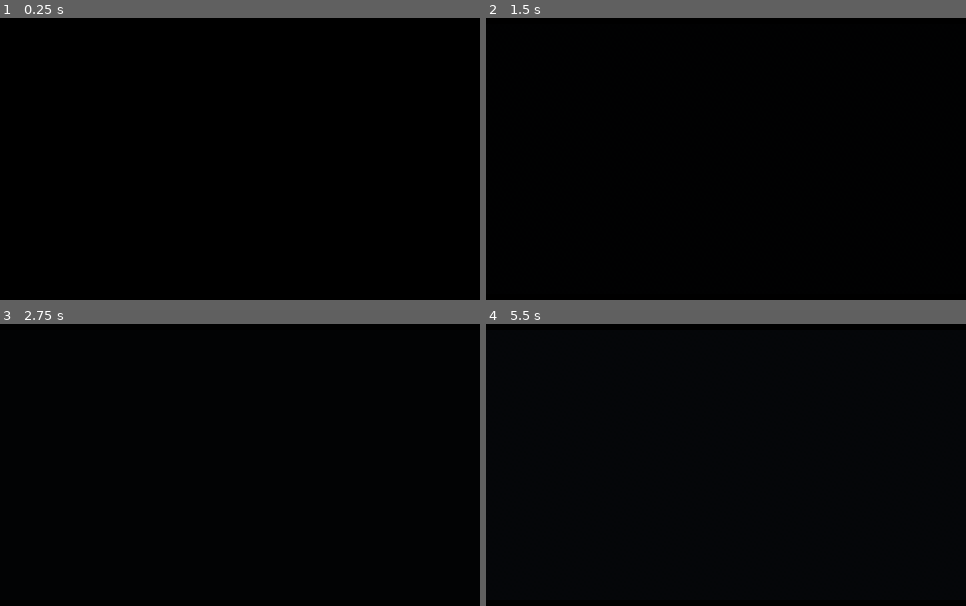
Above: before the commit, frames 1-4 (two rows, left to right).
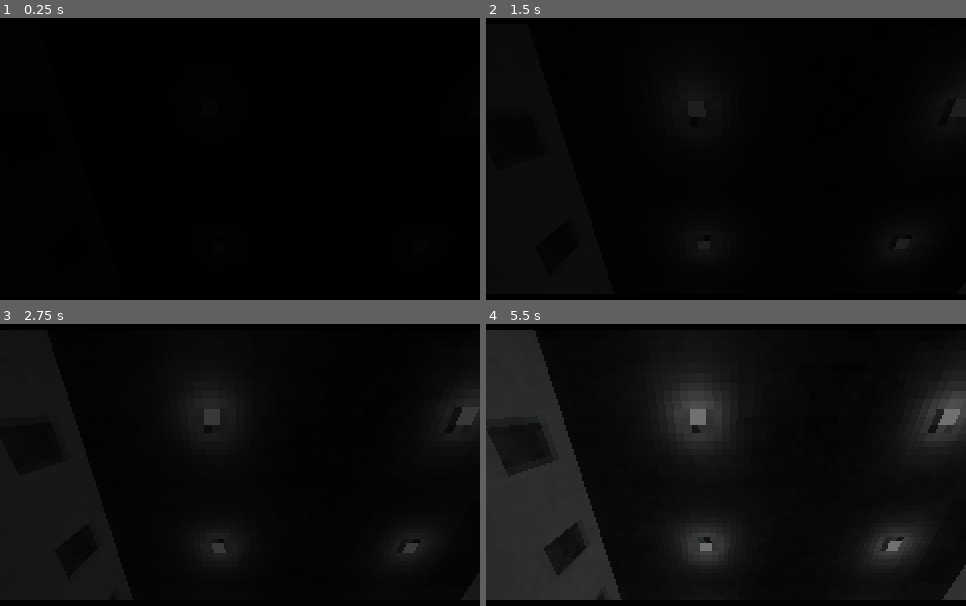
Above: after the commit, the same moments.

Repository: Jeliciousz/the-mast
Game: Godot game, scene res://scenes/regions/start_region.tscn
The game is run twice, just before and just after one commit, with the same random seed, the same clock (stepped at 60 frames per second) and the same inputs. This scene is started directly instead of the project's main scene. Sound files missing from this copy of the repository are replaced by a short silence.
Inputs (mouse positions are in pixels of both pictures, inside the frame that each line leads up to):
- Up to frame 1 (0.25 s): no input
- Up to frame 2 (1.5 s): tap Enter at 0.5 s; move the mouse to (750, 156) at 0.52 s; hold E (interact) 0.53-1.28 s; hold W (move_forward) from 0.53 s (still down); click (750, 156) at 0.67 s; tap Space at 1.25 s; move the mouse to (702, 161) at 1.27 s; tap E (interact) at 1.35 s; click (702, 161) at 1.42 s
- Up to frame 3 (2.75 s): keep holding W (move_forward); move the mouse to (249, 459) at 2.02 s; hold E (interact) from 2.03 s (still down); tap Down (look_down) at 2.1 s; click (249, 459) at 2.17 s
- Up to frame 4 (5.5 s): keep holding W (move_forward); move the mouse to (721, 470) at 2.77 s; release E (interact) at 2.78 s; tap Left (look_left) at 2.85 s; click (721, 470) at 2.92 s; tap E (interact) at 3.05, 4.55, 5.3 s; move the mouse to (764, 470) at 3.52 s; hold E (interact) 3.53-4.28 s; tap Right (look_right) at 3.6 s; click (764, 470) at 3.67 s; tap Enter at 4.25 s; move the mouse to (687, 459) at 4.27 s; tap Up (look_up) at 4.35 s; click (687, 459) at 4.42 s; tap Space at 5 s; move the mouse to (730, 465) at 5.02 s; hold Shift (run) from 5.03 s (still down); click (730, 465) at 5.17 s

The runs differ from the first frame. In frame 2, 0.5% of the frame differs, in the area x 42-100%, y 28-82%; in frame 3, 2.0%; in frame 4, 24%, in the area x 0-100%, y 2-98%.

Commit message:
add stasis info tag

Diff:
--- a/scenes/regions/start_region.tscn
+++ b/scenes/regions/start_region.tscn
@@ -33,6 +33,7 @@
 [ext_resource type="Script" uid="uid://b7dalkl1ydmsl" path="res://scripts/regions/start/start_on.gd" id="25_3v8pa"]
 [ext_resource type="AudioStream" uid="uid://bl02ynudv4i4f" path="res://assets/audio/world/generator_ambience_start.wav" id="29_7ynr2"]
 [ext_resource type="AudioStream" uid="uid://c825lgkx0a1x7" path="res://assets/audio/world/generator_ambience_loop.wav" id="30_i31o8"]
+[ext_resource type="PackedScene" uid="uid://p7sympgqkhad" path="res://scenes/ui/documents/stasis_info_ui.tscn" id="31_vn5mc"]
 [ext_resource type="Script" uid="uid://8p5nv8map6mw" path="res://scripts/regions/start/generator_ambience.gd" id="33_3y8a7"]
 
 [sub_resource type="ConcavePolygonShape3D" id="ConcavePolygonShape3D_mh5kf"]
@@ -170,7 +171,6 @@
 
 [node name="start_off" type="StaticBody3D" parent="." unique_id=562817703]
 transform = Transform3D(1, 0, 0, 0, -4.371139e-08, -1, 0, 1, -4.371139e-08, -1.3822609, -14.136363, -13.77685)
-visible = false
 collision_mask = 4
 script = ExtResource("9_vn5mc")
 
@@ -339,6 +339,7 @@
 [node name="start_on" type="StaticBody3D" parent="." unique_id=921157829]
 process_mode = 4
 transform = Transform3D(1, 0, 0, 0, -4.371139e-08, -1, 0, 1, -4.371139e-08, -0.20421517, -14.254236, -24.100906)
+visible = false
 collision_mask = 4
 script = ExtResource("25_3v8pa")
 
@@ -414,15 +415,19 @@
 text = "control room"
 
 [node name="stasis_info_tag" parent="start_on" unique_id=1713555129 instance=ExtResource("18_wyedb")]
-transform = Transform3D(-1, 0, -8.742278e-08, 0, 1, 0, 8.742278e-08, 0, -1, 2.8999996, -14.099999, -28)
+transform = Transform3D(1, 0, 0, 0, -4.371139e-08, -1, 0, 1, -4.371139e-08, 6.7, -14, -32)
 top_level = true
 texture = SubResource("ViewportTexture_m7kiy")
 visible_range = 4.0
 interactible = true
-event_id = &"view stasis info"
+event_id = &"stasis_info_tag_interacted"
 text = "view stasis info"
 
 [node name="tag_interact_audio" parent="start_on/stasis_info_tag" unique_id=1390960413 instance=ExtResource("11_paylh")]
+
+[node name="stasis_info_ui" parent="start_on/stasis_info_tag" unique_id=1254798812 instance=ExtResource("31_vn5mc")]
+process_mode = 4
+visible = false
 
 [node name="secure_chambers_1_10_tag" parent="start_on" unique_id=1467556300 instance=ExtResource("18_wyedb")]
 transform = Transform3D(1, 0, 0, 0, 1, 0, 0, 0, 1, -2.3000004, -14.099999, -24)
--- /dev/null
+++ b/scenes/ui/documents/stasis_info_ui.tscn
@@ -0,0 +1,117 @@
+[gd_scene format=3 uid="uid://p7sympgqkhad"]
+
+[ext_resource type="Theme" uid="uid://dbrjgfehw4dbl" path="res://themes/main_1x.tres" id="1_pfs54"]
+[ext_resource type="Script" uid="uid://cg21k8nvcl765" path="res://scripts/ui/document_ui.gd" id="2_1onvs"]
+[ext_resource type="Script" uid="uid://c8wab4ohpiqg7" path="res://scripts/ui/ui_scaler.gd" id="3_slofy"]
+[ext_resource type="Texture2D" uid="uid://byrlupgdvmtry" path="res://assets/textures/documents/stasis_info.png" id="4_1onvs"]
+[ext_resource type="Script" uid="uid://bgifl8256rln1" path="res://scripts/ui/close_document_text.gd" id="4_71fgj"]
+
+[sub_resource type="StyleBoxFlat" id="StyleBoxFlat_7n36r"]
+bg_color = Color(0, 0, 0, 0.5019608)
+
+[node name="stasis_info_ui" type="Control" unique_id=1163578512]
+z_index = 1
+layout_mode = 3
+anchors_preset = 15
+anchor_right = 1.0
+anchor_bottom = 1.0
+grow_horizontal = 2
+grow_vertical = 2
+mouse_filter = 2
+theme = ExtResource("1_pfs54")
+script = ExtResource("2_1onvs")
+tag_event_id = &"stasis_info_tag_interacted"
+
+[node name="ui_scaler" type="Node" parent="." unique_id=1396442524]
+script = ExtResource("3_slofy")
+
+[node name="background" type="Panel" parent="." unique_id=132653808]
+layout_mode = 1
+anchors_preset = 15
+anchor_right = 1.0
+anchor_bottom = 1.0
+grow_horizontal = 2
+grow_vertical = 2
+mouse_filter = 2
+theme_override_styles/panel = SubResource("StyleBoxFlat_7n36r")
+
+[node name="vertical_container" type="VBoxContainer" parent="." unique_id=1965046036]
+layout_mode = 1
+anchors_preset = 15
+anchor_right = 1.0
+anchor_bottom = 1.0
+grow_horizontal = 2
+grow_vertical = 2
+size_flags_horizontal = 3
+size_flags_stretch_ratio = 6.0
+mouse_filter = 2
+theme_override_constants/separation = 0
+alignment = 1
+
+[node name="top_padding" type="MarginContainer" parent="vertical_container" unique_id=1792804849]
+layout_mode = 2
+size_flags_vertical = 3
+theme_type_variation = &"DocumentFooterMarginContainer"
+
+[node name="close_document_button" type="Button" parent="vertical_container/top_padding" unique_id=333740416]
+layout_mode = 2
+size_flags_horizontal = 8
+size_flags_vertical = 4
+theme_type_variation = &"DocumentCloseButton"
+text = "🞫"
+flat = true
+
+[node name="aspect_ratio_container" type="AspectRatioContainer" parent="vertical_container" unique_id=1051770253]
+layout_mode = 2
+size_flags_horizontal = 3
+size_flags_vertical = 3
+size_flags_stretch_ratio = 5.95
+ratio = 1.3333
+stretch_mode = 1
+
+[node name="horizontal_container" type="HBoxContainer" parent="vertical_container/aspect_ratio_container" unique_id=289365154]
+layout_mode = 2
+
+[node name="terminal_text" type="RichTextLabel" parent="vertical_container/aspect_ratio_container/horizontal_container" unique_id=907575844]
+layout_mode = 2
+size_flags_horizontal = 3
+size_flags_vertical = 3
+size_flags_stretch_ratio = 1.52
+theme_type_variation = &"DocumentTextLabel"
+bbcode_enabled = true
+text = "[color=#997dff]CHAMBER STATUS:[br]
+* 01: Nominal. Uptime: 56580.1
+* 02: Nominal. Uptime: 56580.2
+* 03: FAILURE
+* 04: Nominal. Uptime: 56580.1
+* 05: Nominal. Uptime: 56581.1
+* 06: Nominal. Uptime: 56580.3
+* 07: Nominal. Uptime: 56580.2
+* 08: Nominal. Uptime: 56580.3
+* 09: Nominal. Uptime: 56580.5
+* 10: Nominal. Uptime: 56580.8[br]
+Viewing pg. 1/2[/color]"
+vertical_alignment = 1
+
+[node name="stasis_info_map" type="TextureRect" parent="vertical_container/aspect_ratio_container/horizontal_container" unique_id=1209075803]
+layout_mode = 2
+size_flags_horizontal = 3
+texture = ExtResource("4_1onvs")
+expand_mode = 4
+stretch_mode = 4
+
+[node name="bottom_padding" type="MarginContainer" parent="vertical_container" unique_id=1660190861]
+layout_mode = 2
+size_flags_vertical = 3
+theme_type_variation = &"DocumentFooterMarginContainer"
+
+[node name="close_document_text" type="RichTextLabel" parent="vertical_container/bottom_padding" unique_id=1402979979]
+layout_mode = 2
+size_flags_vertical = 3
+theme_type_variation = &"DocumentTextLabel"
+bbcode_enabled = true
+text = "[color=#ffe900][img height=2em]res://assets/textures/input_prompts/keyboard_and_mouse/keyboard_e.png[/img] to close[/color]"
+vertical_alignment = 1
+script = ExtResource("4_71fgj")
+
+[connection signal="pressed" from="vertical_container/top_padding/close_document_button" to="." method="_on_close_document_button_pressed"]
Binary file added: assets/textures/documents/stasis_info.png
Not shown, added: assets/textures/documents/stasis_info.png.import
Not shown, changed: todo.md
